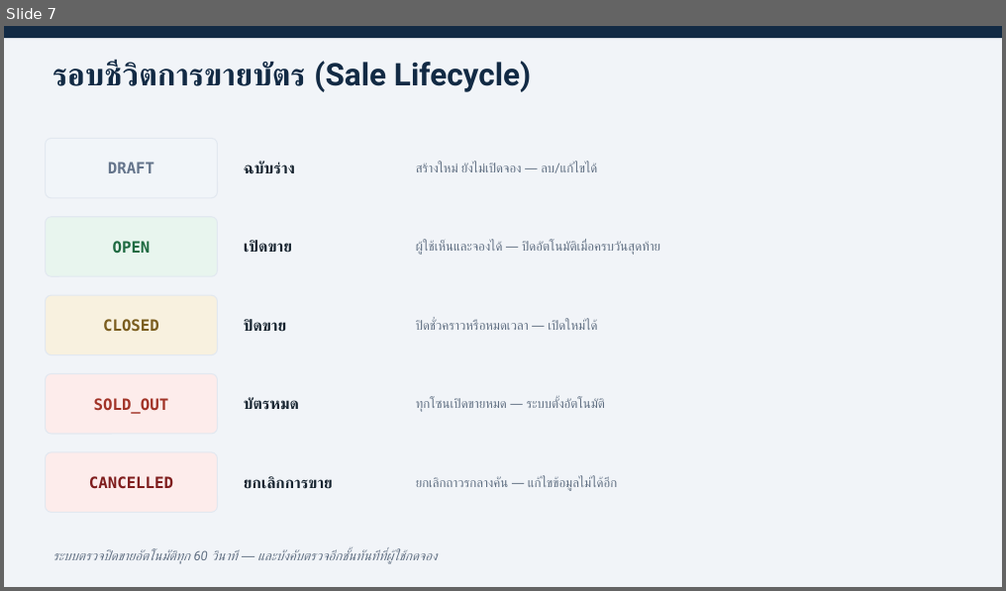
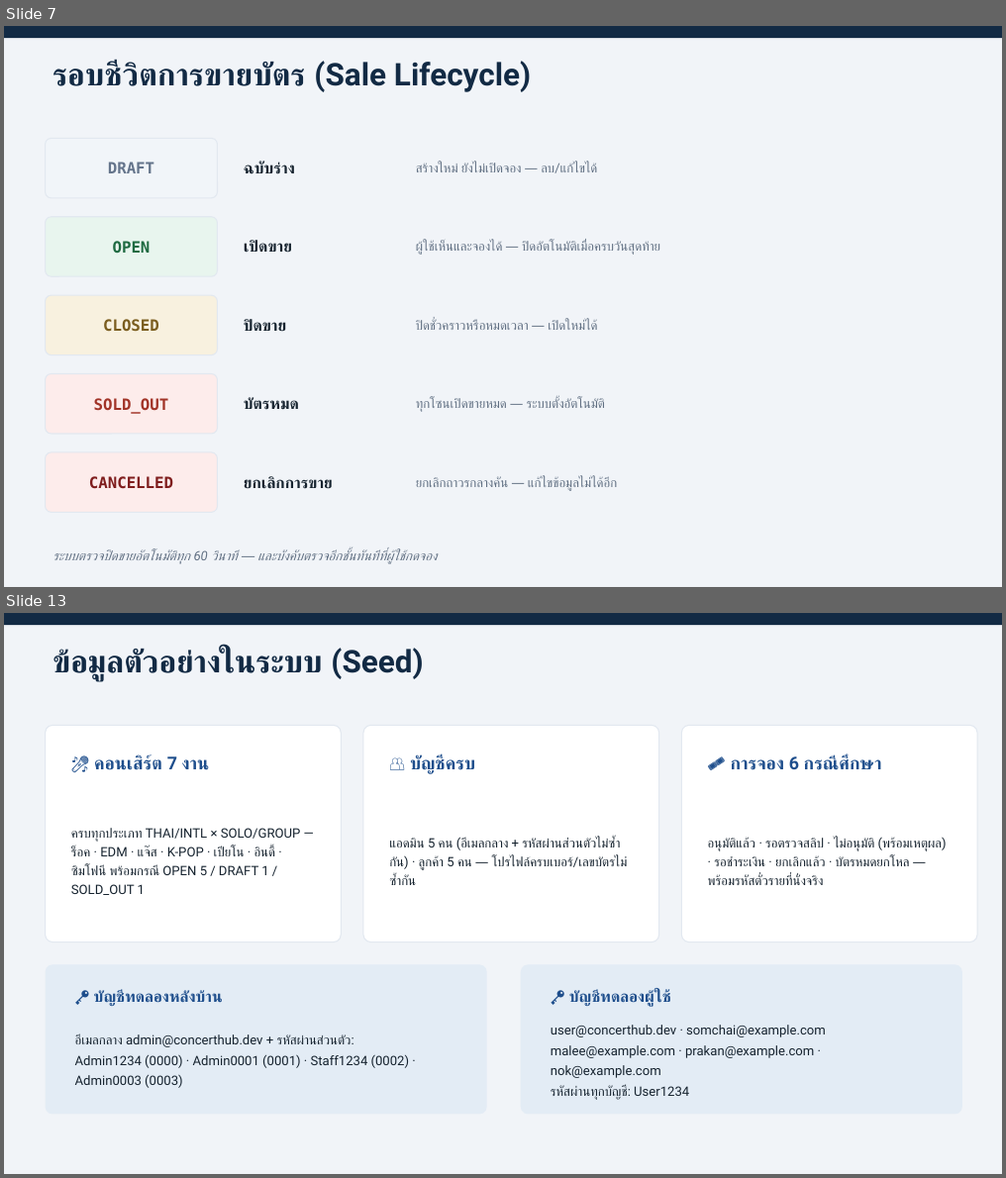
Before and after one commit to yadaint/CE385, a slide deck: Project Concert Booking/BOOKING-TICKET-CONCERT-presentation.pptx. Shown one above the other, each under a label of ours: slide 7 before the commit, slides 7 and 13 after it; the slides between them are not shown. The pictures are 1006x591 and 1006x1178 pixels, drawn with LibreOffice and Linux fonts; fonts in the diff are those of the drawing. Boxes give left, top, right and bottom in pixels: in the first picture for what was removed or moved away, otherwise in the second. Text is boxed around its words. In the diff, an @@ line names an element or a change of style, - is before the commit and + after.

```diff
--- a/Project Concert Booking/BOOKING-TICKET-CONCERT-presentation.pptx
+++ b/Project Concert Booking/BOOKING-TICKET-CONCERT-presentation.pptx
@@ slide 13 added at (4, 613, 1002, 1174), background #F1F4F8 @@
@@ rectangle added at (4, 613, 1002, 625), fill #122A44 @@
@@ text added at (53, 648, 423, 681), 30 pt, text #122A44, bold @@
+ข้อมูลตัวอย่างในระบบ (Seed)
@@ rounded rectangle added at (46, 725, 341, 943), fill #FFFFFF, outline #E2E8F0 1 pt @@
@@ rounded rectangle added at (363, 725, 659, 943), fill #FFFFFF, outline #E2E8F0 1 pt @@
@@ rounded rectangle added at (681, 725, 977, 943), fill #FFFFFF, outline #E2E8F0 1 pt @@
@@ text added at (94, 756, 209, 770), 17 pt, text #1E4E8C, bold @@
+🎤 คอนเสิร์ต 7 งาน
@@ text added at (410, 756, 475, 774), 17 pt, text #1E4E8C, bold @@
+👥 บัญชีครบ
@@ text added at (789, 756, 881, 770), 17 pt, text #1E4E8C, bold @@
+🎟️ การจอง 6 กรณีศึกษา
@@ text added at (71, 828, 301, 895), 12.5 pt, text #16232F @@
+ครบทุกประเภท THAI/INTL × SOLO/GROUP — ร็อค · EDM · แจ๊ส · K-POP · เปียโน · อินดี้ · ซิมโฟนี พร้อมกรณี OPEN 5 / DRAFT 1 / SOLD_OUT 1
@@ text added at (389, 838, 628, 885), 12.5 pt, text #16232F @@
+แอดมิน 5 คน (อีเมลกลาง + รหัสผ่านส่วนตัวไม่ซ้ำกัน) · ลูกค้า 5 คน — โปรไฟล์ครบเบอร์/เลขบัตรไม่ซ้ำกัน
@@ text added at (708, 837, 946, 885), 12.5 pt, text #16232F @@
+อนุมัติแล้ว · รอตรวจสลิป · ไม่อนุมัติ (พร้อมเหตุผล) · รอชำระเงิน · ยกเลิกแล้ว · บัตรหมดยกโหล — พร้อมรหัสตั๋วรายที่นั่งจริง
@@ rounded rectangle added at (46, 964, 487, 1115), fill #E3ECF5 @@
@@ rounded rectangle added at (521, 964, 962, 1115), fill #E3ECF5 @@
@@ text added at (94, 990, 223, 1006), 15 pt, text #1E4E8C, bold @@
+🔑 บัญชีทดลองหลังบ้าน
@@ text added at (569, 990, 670, 1007), 15 pt, text #1E4E8C, bold @@
+🔑 บัญชีทดลองผู้ใช้
@@ text added at (550, 1025, 826, 1100), 12.5 pt, text #16232F @@
+user@concerthub.dev · somchai@example.com
+malee@example.com · prakan@example.com · nok@example.com
+รหัสผ่านทุกบัญชี: User1234
@@ text added at (75, 1035, 410, 1088), 12.5 pt, text #16232F @@
+อีเมลกลาง admin@concerthub.dev + รหัสผ่านส่วนตัว:
+Admin1234 (0000) · Admin0001 (0001) · Staff1234 (0002) · Admin0003 (0003)
```
Also in this commit, not shown: 5 slides changed, 4 other slides added, 1 slide removed, 55 other files.
